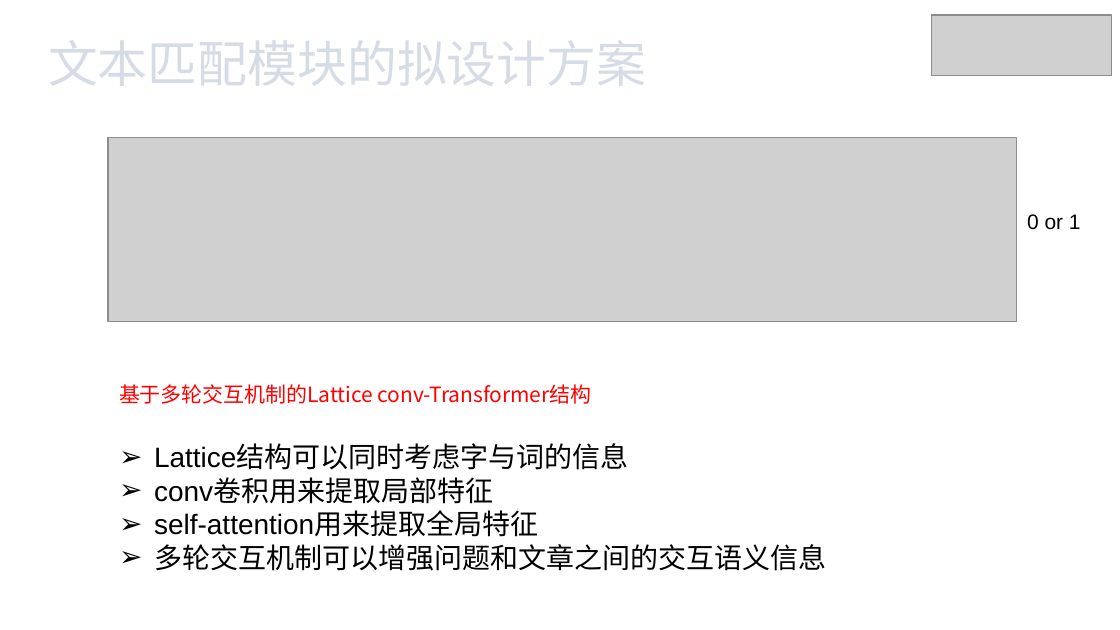
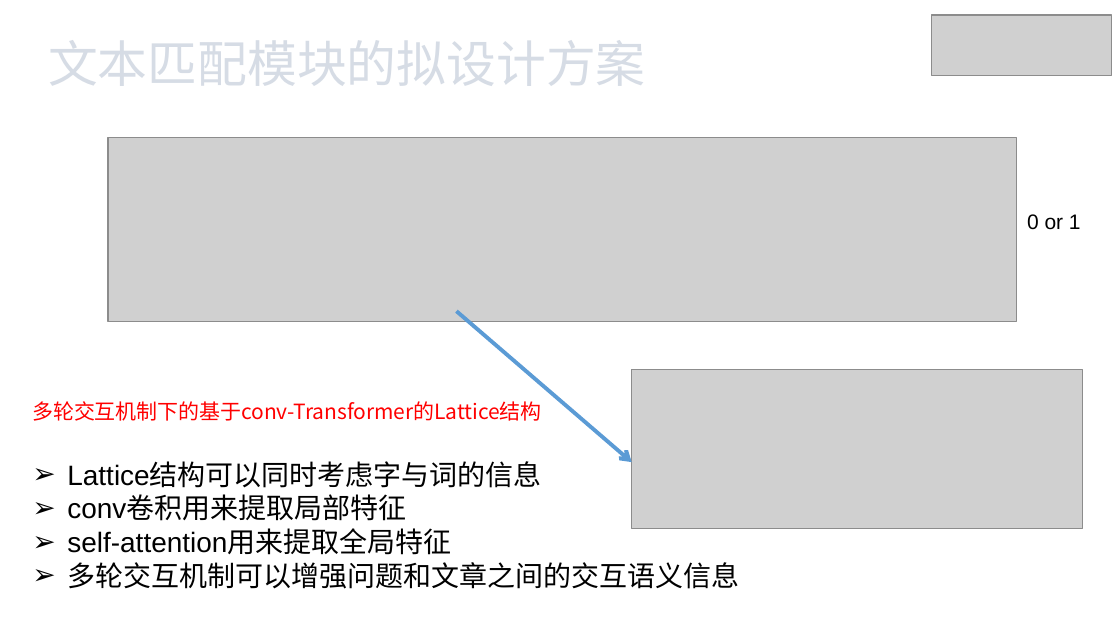
Before and after one commit to xhsun1997/ChineseMRC, a slide deck: slide 11 of 孙相会.pptx. Drawn at 1120x630 pixels with LibreOffice and Linux fonts; fonts in the diff are those of the drawing; grey boxes stand for pictures. Boxes give left, top, right and bottom in pixels: in the first picture for what was removed or moved away, otherwise in the second. Text is boxed around its words. In the diff, an @@ line names an element or a change of style, - is before the commit and + after.

```diff
--- a/孙相会.pptx
+++ b/孙相会.pptx
@@ arrow added from (457, 311) to (632, 463), #5B9BD5 2.5 pt @@
@@ picture added at (x1=632, y1=370, x2=1083, y2=529) @@
@@ text at (x1=32, y1=401, x2=542, y2=421): text changed @@
-基于多轮交互机制的Lattice conv-Transformer结构
+多轮交互机制下的基于conv-Transformer的Lattice结构
@@ text "Lattice结构可以同时考虑字与词的信息" moved from (x1=154, y1=445, x2=826, y2=571) to (x1=67, y1=463, x2=739, y2=589) @@
```
Also in this commit, not shown: 4 other slides changed, 2 other files.
